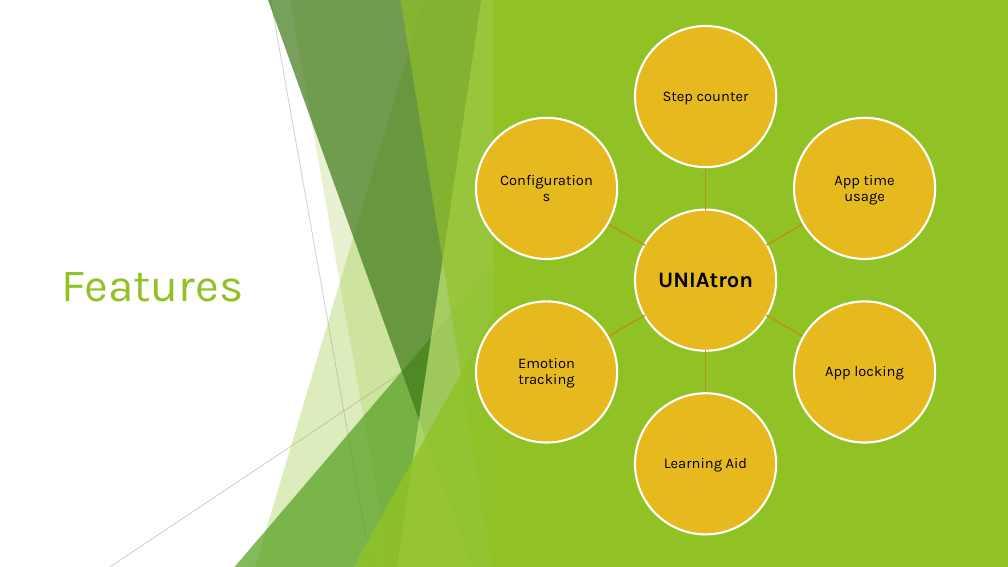
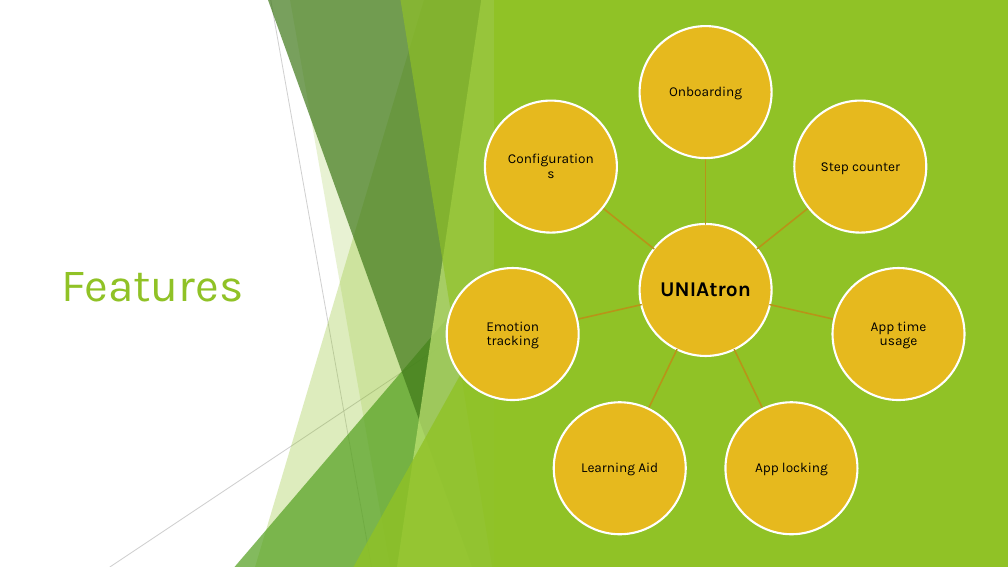
Before and after one commit to FHellmann/Uniatron, a slide deck: slide 3 of doc/Presentation/Uniatron-Presentation1207.pptx. Drawn at 1008x567 pixels with LibreOffice and Linux fonts; fonts in the diff are those of the drawing. Boxes give left, top, right and bottom in pixels: in the first picture for what was removed or moved away, otherwise in the second. Text is boxed around its words. In the diff, an @@ line names an element or a change of style, - is before the commit and + after.

Commit message:
Update final presentation

```diff
--- a/doc/Presentation/Uniatron-Presentation1207.pptx
+++ b/doc/Presentation/Uniatron-Presentation1207.pptx
@@ ellipse: place and size @@
-ellipse at box(635, 26, 777, 167)
+ellipse at box(640, 26, 772, 159)
@@ text added at box(669, 86, 742, 100), 13 pt, text #000000 @@
+Onboarding
@@ ellipse: place and size @@
-ellipse at box(476, 118, 618, 259)
+ellipse at box(485, 101, 617, 233)
@@ ellipse: place and size @@
-ellipse at box(794, 118, 935, 259)
+ellipse at box(795, 101, 927, 233)
@@ text "Configurations": place and size @@
-text "Configurations" at box(497, 138, 597, 238)
+text "Configurations" at box(504, 120, 597, 213)
@@ text "Step counter": place and size @@
-text "Step counter" at box(663, 91, 749, 105)
+text "Step counter" at box(821, 162, 900, 175)
@@ freeform shape: place and size @@
-freeform shape at box(704, 167, 707, 210)
+freeform shape at box(704, 158, 707, 224)
@@ freeform shape at box(601, 207, 655, 250): rotation 210 to 218 degrees; outline redrawn @@
@@ freeform shape at box(756, 207, 810, 250): rotation 330 to 321 degrees; outline redrawn @@
@@ ellipse: place and size @@
-ellipse at box(635, 209, 777, 351)
+ellipse at box(640, 224, 772, 356)
@@ ellipse: place and size @@
-ellipse at box(476, 302, 618, 443)
+ellipse at box(447, 268, 579, 401)
@@ text "UNIAtron": place and size @@
-text "UNIAtron" at box(658, 272, 753, 288)
+text "UNIAtron" at box(660, 282, 751, 297)
@@ text "UNIAtron" at box(660, 282, 751, 297): size 21 to 20 pt @@
@@ ellipse: place and size @@
-ellipse at box(794, 302, 935, 443)
+ellipse at box(833, 268, 965, 401)
@@ text "Emotion tracking": place and size @@
-text "Emotion tracking" at box(518, 358, 575, 388)
+text "Emotion tracking" at box(486, 321, 539, 349)
@@ size 14 to 13 pt in 6 elements at box(504, 120, 597, 213), box(581, 462, 658, 476), box(486, 321, 539, 349), box(755, 462, 828, 476), box(821, 162, 900, 175), box(871, 321, 926, 349) @@
@@ text "App time usage": place and size @@
-text "App time usage" at box(834, 175, 895, 205)
+text "App time usage" at box(871, 321, 926, 349)
@@ freeform shape at box(577, 303, 642, 321): rotation 150 to 167 degrees; outline redrawn @@
@@ freeform shape at box(770, 303, 834, 321): rotation 30 to 12 degrees; outline redrawn @@
@@ freeform shape at box(647, 349, 678, 409): rotation 90 to 115 degrees; outline redrawn @@
@@ freeform shape added at box(733, 349, 765, 409), outline #B89418 1.5 pt @@
@@ ellipse added at box(554, 402, 686, 535), fill #E6B91E, outline #FFFFFF 2 pt @@
@@ ellipse: place and size @@
-ellipse at box(635, 393, 777, 535)
+ellipse at box(726, 402, 858, 535)
@@ text "Learning Aid": place and size @@
-text "Learning Aid" at box(664, 458, 748, 472)
+text "Learning Aid" at box(581, 462, 658, 476)
@@ text "App locking": place and size @@
-text "App locking" at box(825, 366, 904, 380)
+text "App locking" at box(755, 462, 828, 476)
```
